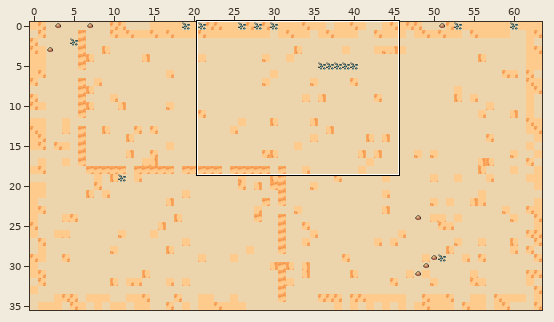
Tiled map: game/assets/resources/data/levels/chapter-3/room-15.tmx. Above: a wide view before the commit, with the close-up outlined.
Close-up. Before the commit:
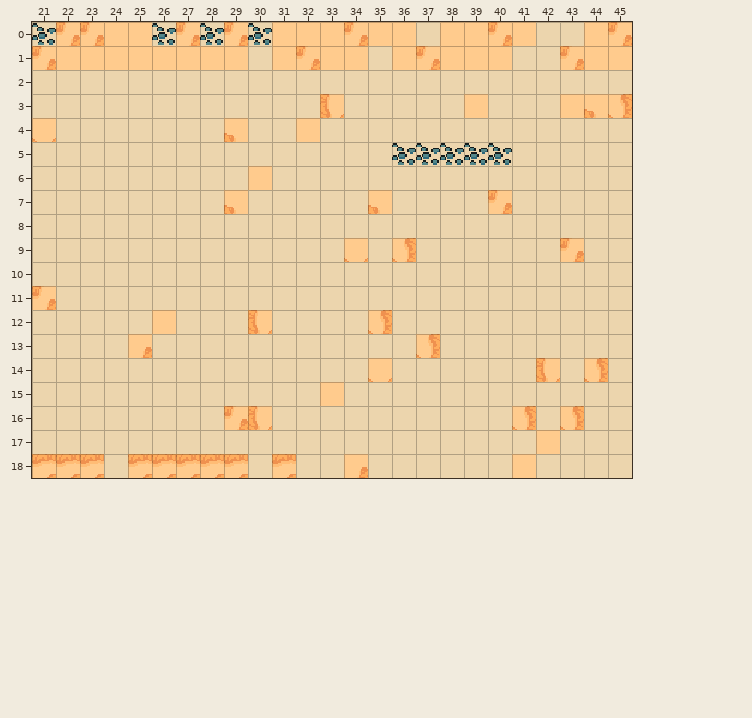
Cells are 16x16 px. Shown: x 21..45, y 0..18. The commit also changed other parts of the map, which this record leaves out. The commit also replaced the tileset; all pictures use the new one.
After the commit:
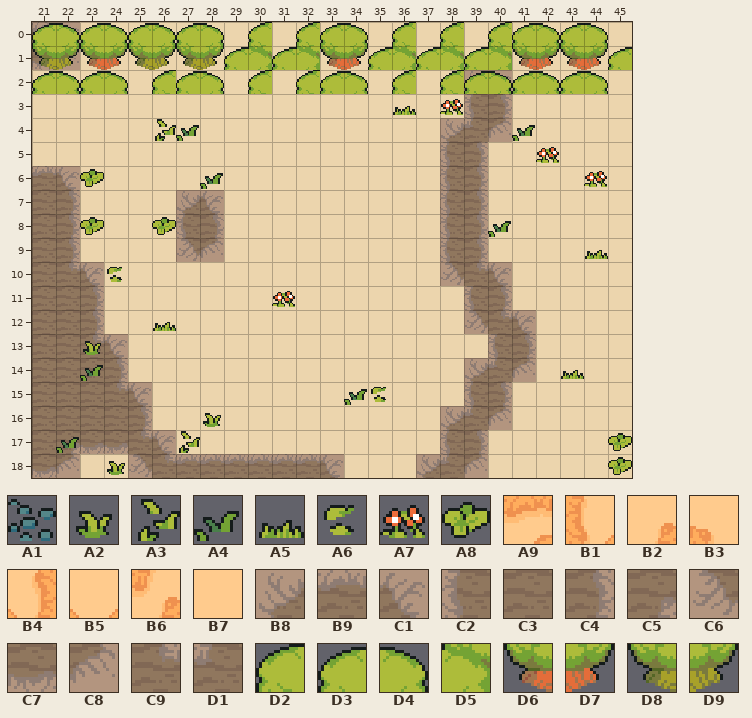
Key: from "floordetail": A1 16, A2 32, A3 33, A4 34, A5 35, A6 36, A7 37, A8 39; from "tilefloor": A9 5, B1 26, B2 27, B3 28, B4 29, B5 30, B6 31, B7 34, B8 319, B9 320, C1 321, C2 341, C3 342, C4 343, C5 346, C6 363, C7 364, C8 365, C9 368, D1 369; from "village": D2 121, D3 124, D4 125, D5 141, D6 144, D7 145, D8 204, D9 205.
__ is an empty cell.
Tiles replaced or removed in this view: A1, A9, B1, B2, B3, B4, B5, B6, B7.
The edit:
Changed rows in their new state; .. is an unchanged cell.
Layer "ground":
first column x 21:
 0 B9 C1 __ __ __ __ __ __ __ __ __ __ __ __
 1 C7 C8 .. .. .. .. .. .. .. .. .. .. .. ..
first column x 21:
 5 .. .. .. .. .. .. .. .. .. .. .. .. .. .. .. __ __ __ __ __
 6 B9 C1 .. .. .. .. .. .. .. .. .. .. .. .. .. .. .. .. .. ..
 7 C3 C4 .. .. .. .. B8 C1 .. .. .. .. .. .. .. .. .. .. .. ..
 8 C3 C4 .. .. .. .. C2 C4 .. .. .. .. .. .. .. .. .. .. .. ..
 9 C3 C4 .. .. .. .. C6 C8 .. .. .. .. .. .. .. .. .. .. .. ..
10 C3 C9 C1 .. .. .. .. .. .. .. .. .. .. .. .. .. .. .. .. ..
11 C3 C3 C4 .. .. .. .. .. .. .. .. .. .. .. .. .. .. .. .. ..
12 C3 C3 C4 .. .. .. .. .. .. .. .. .. .. .. .. .. .. .. .. ..
13 C3 C3 C9 C1 .. .. .. .. .. .. .. .. .. .. .. .. .. .. .. ..
14 C3 C3 C3 C4 .. .. .. .. .. .. .. .. .. .. .. .. .. .. .. ..
15 C3 C3 C3 C9 C1 .. .. .. .. .. .. .. .. .. .. .. .. .. .. ..
16 C3 C3 C3 C3 C4 .. .. .. .. .. .. .. .. .. .. .. .. .. .. ..
17 C3 C5 C7 C7 C9 C1 .. .. .. .. .. .. .. .. .. .. .. .. .. ..
18 C7 C8 .. .. C6 C9 B9 B9 B9 B9 B9 B9 C1 .. .. .. .. .. .. ..
Layer "path":
first column x 21:
 2 .. .. .. .. .. .. .. .. .. .. .. .. .. .. .. .. .. .. B8 C1 ..
 3 .. .. .. .. .. .. .. .. .. .. .. .. .. .. .. .. .. .. C2 C4 ..
 4 .. .. .. .. .. .. .. .. .. .. .. .. .. .. .. .. .. B8 D1 C8 ..
 5 .. .. .. .. .. .. .. .. .. .. .. .. .. .. .. .. .. C2 C4 .. ..
 6 .. .. .. .. .. .. .. .. .. .. .. .. .. .. .. .. .. C2 C4 .. ..
 7 .. .. .. .. .. .. .. .. .. .. .. .. .. .. .. .. .. C2 C4 .. ..
 8 .. .. .. .. .. .. .. .. .. .. .. .. .. .. .. .. .. C2 C4 .. ..
 9 .. .. .. .. .. .. .. .. .. .. .. .. .. .. .. .. .. C2 C4 .. ..
10 .. .. .. .. .. .. .. .. .. .. .. .. .. .. .. .. .. C6 C9 C1 ..
11 .. .. .. .. .. .. .. .. .. .. .. .. .. .. .. .. .. .. C2 C4 ..
12 .. .. .. .. .. .. .. .. .. .. .. .. .. .. .. .. .. .. C6 C9 C1
13 .. .. .. .. .. .. .. .. .. .. .. .. .. .. .. .. .. .. .. C2 C4
14 .. .. .. .. .. .. .. .. .. .. .. .. .. .. .. .. .. .. B8 D1 C8
15 .. .. .. .. .. .. .. .. .. .. .. .. .. .. .. .. .. .. C2 C4 ..
16 .. .. .. .. .. .. .. .. .. .. .. .. .. .. .. .. .. B8 D1 C8 ..
17 .. .. .. .. .. .. .. .. .. .. .. .. .. .. .. .. .. C2 C4 .. ..
18 __ __ __ .. __ __ __ __ __ .. __ .. .. .. .. .. B8 D1 C8 .. ..
Layer "decor":
first column x 21:
 3 .. .. .. .. .. .. .. .. .. .. .. .. __ .. .. A5 .. A7 __ .. .. .. __ __ __
 4 __ .. .. .. .. A3 A4 .. __ .. .. __ .. .. .. .. .. .. .. .. A4 .. .. .. ..
 5 .. .. .. .. .. .. .. .. .. .. .. .. .. .. .. .. .. .. .. .. .. A7 .. .. ..
 6 .. .. A8 .. .. .. .. A4 .. __ .. .. .. .. .. .. .. .. .. .. .. .. .. A7 ..
 7 .. .. .. .. .. .. .. .. __ .. .. .. .. .. __ .. .. .. .. __ .. .. .. .. ..
 8 .. .. A8 .. .. A8 .. .. .. .. .. .. .. .. .. .. .. .. .. A4 .. .. .. .. ..
 9 .. .. .. .. .. .. .. .. .. .. .. .. .. __ .. __ .. .. .. .. .. .. __ A5 ..
10 .. .. .. A6 .. .. .. .. .. .. .. .. .. .. .. .. .. .. .. .. .. .. .. .. ..
11 __ .. .. .. .. .. .. .. .. .. A7 .. .. .. .. .. .. .. .. .. .. .. .. .. ..
12 .. .. .. .. .. A5 .. .. .. __ .. .. .. .. __ .. .. .. .. .. .. .. .. .. ..
13 .. .. A2 .. __ .. .. .. .. .. .. .. .. .. .. .. __ .. .. .. .. .. .. .. ..
14 .. .. A4 .. .. .. .. .. .. .. .. .. .. .. __ .. .. .. .. .. .. __ A5 __ ..
15 .. .. .. .. .. .. .. .. .. .. .. .. __ A4 A6 .. .. .. .. .. .. .. .. .. ..
16 .. .. .. .. .. .. .. A2 __ __ .. .. .. .. .. .. .. .. .. .. __ .. __ .. ..
17 .. A4 .. .. .. .. A3 .. .. .. .. .. .. .. .. .. .. .. .. .. .. __ .. .. A8
18 .. .. .. A2 .. .. .. .. .. .. .. .. .. __ .. .. .. .. .. .. __ .. .. .. A8
Layer "border":
first column x 21:
 0 D3 D4 D3 D4 D3 D4 D3 D4 __ D2 __ D2 D3 D4 __ D2 .. D2 __ D2 D3 D4 D3 D4 __
 1 D8 D9 D6 D7 D8 D9 D8 D9 D3 D5 D3 D5 D6 D7 D3 D5 D3 D5 D3 D5 D6 D7 D6 D7 D3
 2 D3 D4 D3 D4 .. D2 D3 D4 .. D2 .. D2 D3 D4 .. D2 .. D2 D3 D4 D3 D4 D3 D4 ..
Boxes around the changes in both close-ups, in picture pixels (x1, y1, x2, y2):
changed: (32, 22, 632, 478)
